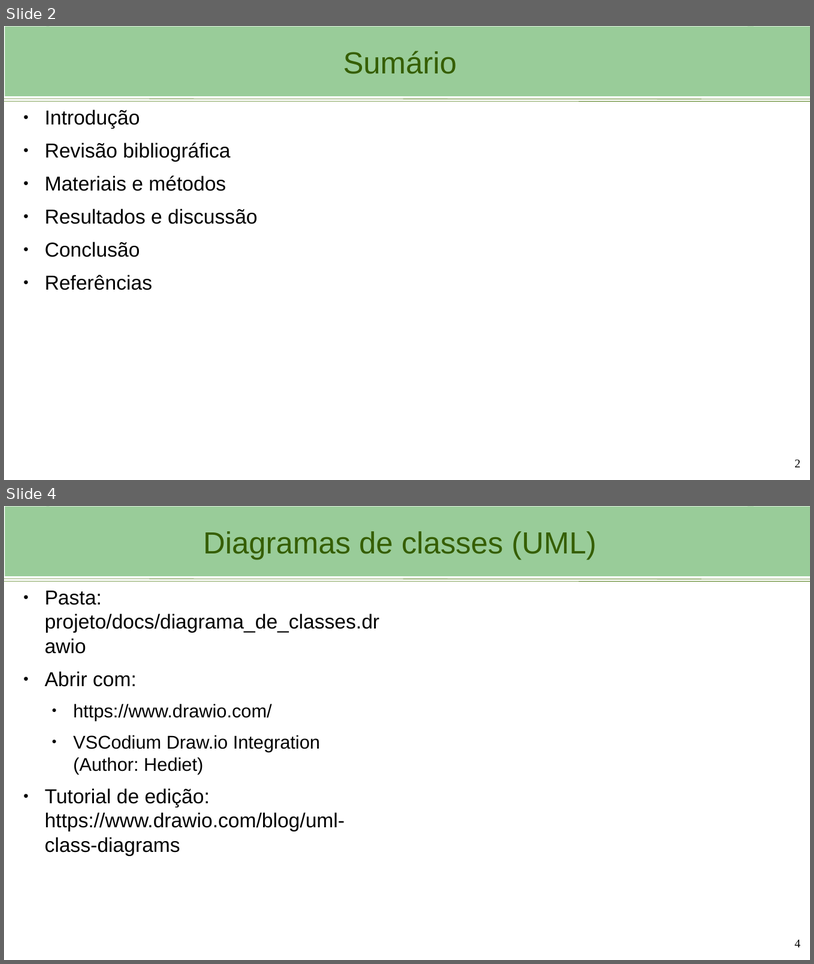
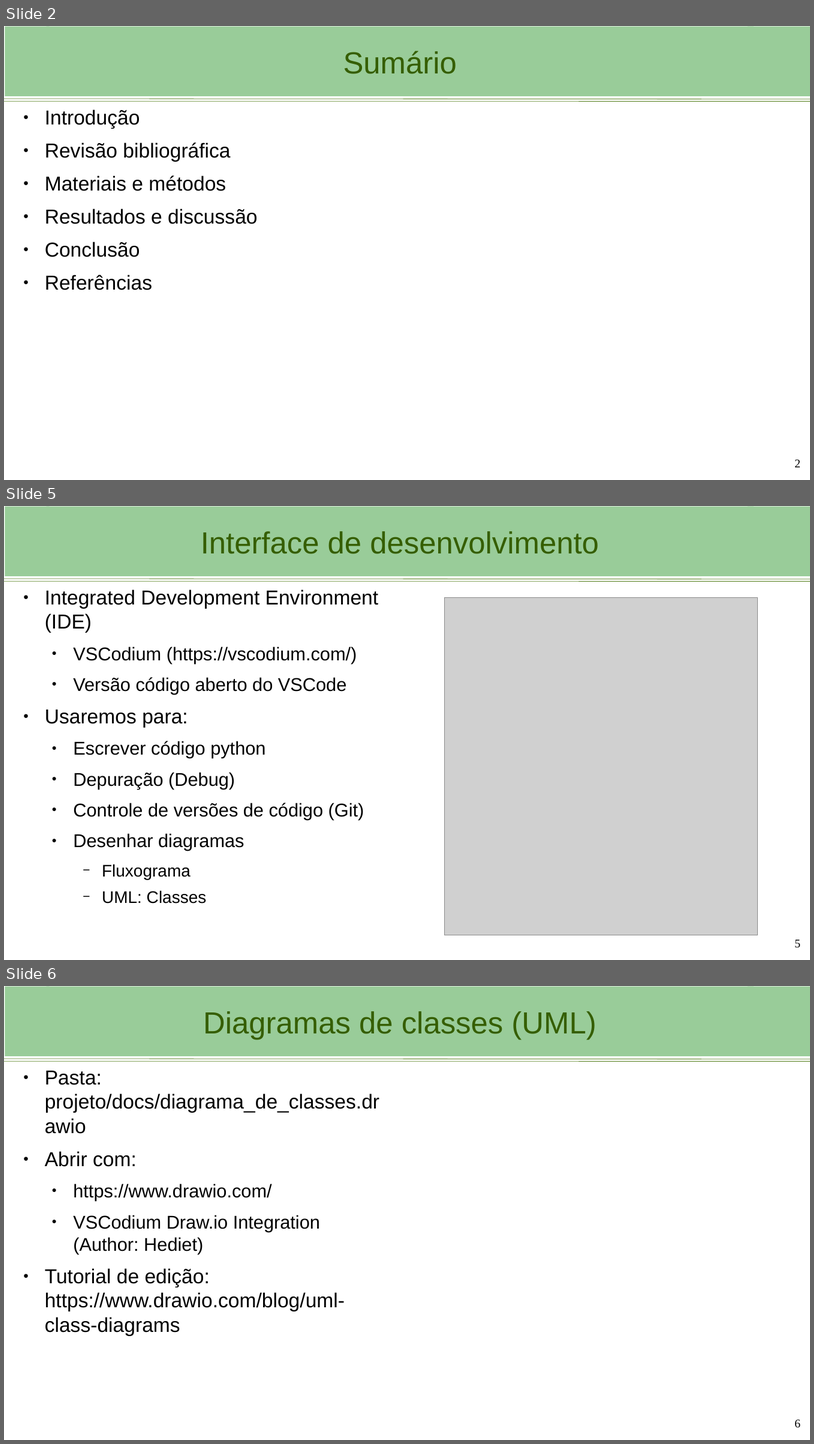
Before and after one commit to viniciusbrito1/progcart, a slide deck: aulas/Ambiente_de_desenvolvimento.odp. Shown one above the other, each under a label of ours: slides 2 and 4 before the commit, slides 2, 5 and 6 after it; the slides between them are not shown. The pictures are 814x964 and 814x1444 pixels, drawn with LibreOffice and Linux fonts; fonts in the diff are those of the drawing; grey boxes stand for pictures; background and template pictures are left out. Boxes give left, top, right and bottom in pixels: in the first picture for what was removed or moved away, otherwise in the second. Text is boxed around its words. In the diff, an @@ line names an element or a change of style, - is before the commit and + after.

Commit message:
Adicionando exemplo de código no modelo.

```diff
--- a/aulas/Ambiente_de_desenvolvimento.odp
+++ b/aulas/Ambiente_de_desenvolvimento.odp
@@ slide 5 added at [4,506,810,960], background #FFFFFF; not listed: 4 template elements that a slide beside it also shows @@
@@ title added at [47,507,754,576], fill #99CC99, 36.3 pt, text #355E00 @@
+Interface de desenvolvimento
@@ text added at [45,589,379,903], 22 pt, text #000000 @@
+● Integrated Development Environment (IDE)
+  ● VSCodium (https://vscodium.com/)
+  ● Versão código aberto do VSCode
+● Usaremos para:
+  ● Escrever código python
+  ● Depuração (Debug)
+  ● Controle de versões de código (Git)
+  ● Desenhar diagramas
+    − Fluxograma
+    − UML: Classes
@@ picture added at [444,597,758,934] @@
@@ page number added at [795,939,801,948], 14 pt, text #000000 @@
+5
@@ what was slide 4 is now slide 6 @@
@@ page number at [795,1419,801,1428]: text changed @@
-4
+6
```
Also in this commit, not shown: 4 other slides added, 2 other files.
